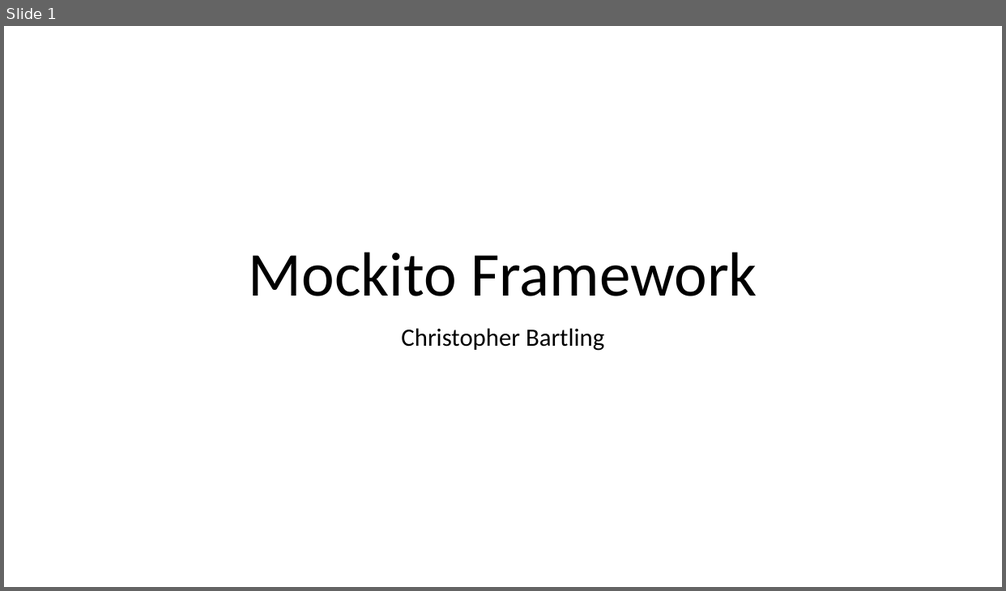
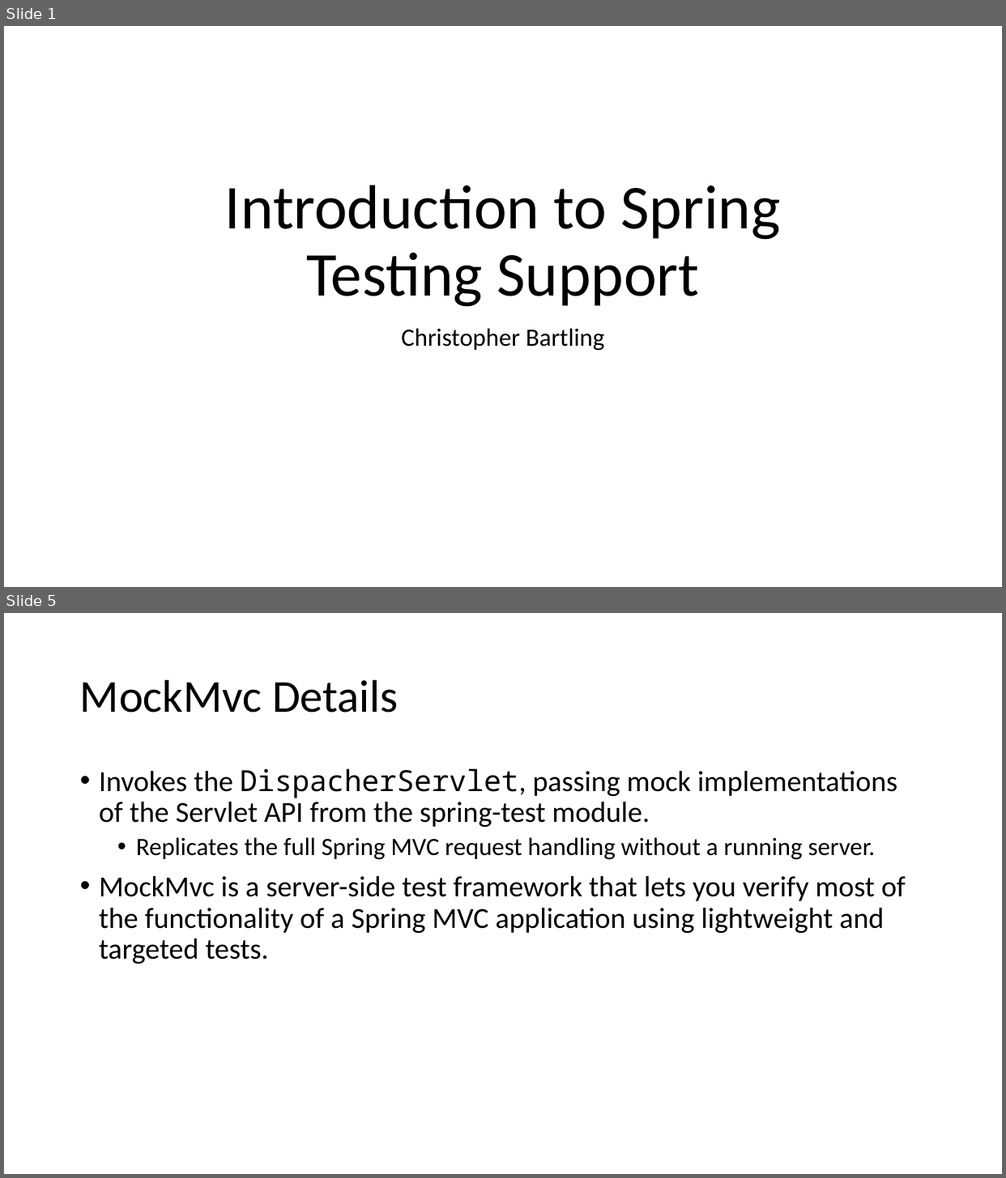
Before and after one commit to cebartling/test-driven, a slide deck: presentations/Introduction to Spring Framework Testing.pptx. Shown one above the other, each under a label of ours: slide 1 before the commit, slides 1 and 5 after it; the slides between them are not shown. The pictures are 1006x591 and 1006x1178 pixels, drawn with LibreOffice and Linux fonts; fonts in the diff are those of the drawing. Boxes give left, top, right and bottom in pixels: in the first picture for what was removed or moved away, otherwise in the second. Text is boxed around its words. In the diff, an @@ line names an element or a change of style, - is before the commit and + after.

Commit message:
Introduction to Spring Testing Support

```diff
--- a/presentations/Introduction to Spring Framework Testing.pptx
+++ b/presentations/Introduction to Spring Framework Testing.pptx
@@ slide 5 added at (4,613,1002,1174), background #FFFFFF @@
@@ title added at (80,679,398,713), 44 pt, text #000000 @@
+MockMvc Details
@@ text added at (99,769,906,964), 28 pt, text #000000 @@
+• Invokes the DispacherServlet, passing mock implementations of the Servlet API from the spring-test module.
+  • Replicates the full Spring MVC request handling without a running server.
+• MockMvc is a server-side test framework that lets you verify most of the functionality of a Spring MVC application using lightweight and targeted tests.
@@ slide 1 changed as well @@
@@ title at (225,185,781,307): text changed @@
-Mockito Framework
+Introduction to Spring Testing Support
```
Also in this commit, not shown: 3 other slides added, 4 slides removed.
